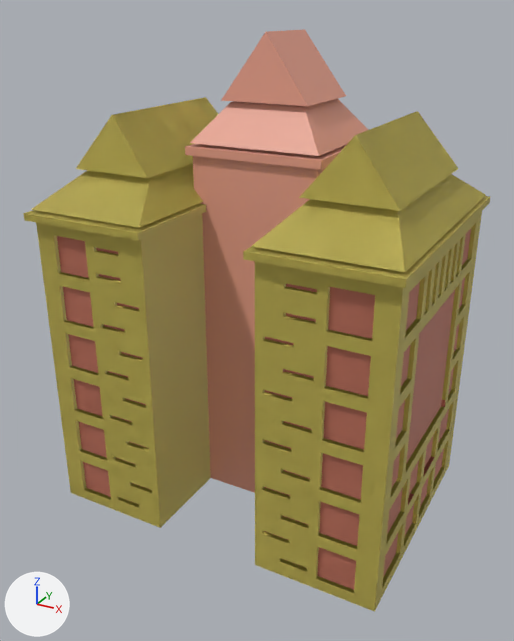
What one commit did to the Blender file Traffic Drive/Assets/Models/gedung1.blend.
Before and after are seen from a camera (50 mm lens) standing at (86.9, -162.5, 136.3) and looking at (0.3, -5.0, 57.6). Arrows for +X, +Y and +Z are at lower left; the lights stay in place.
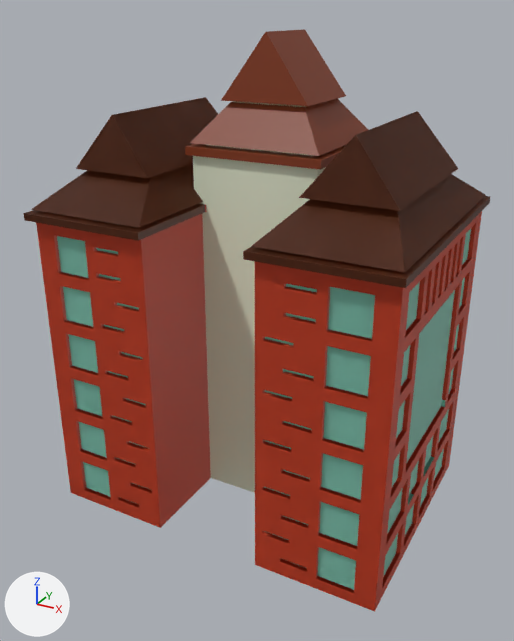
Location of each change, (x1, y1, x2, y2) in pixels of the pictures (514 x 641 px):
'Cube.010', recoloured (yellow to red)
    both: (23, 97, 490, 612)
'Cube.003', recoloured
    both: (185, 29, 368, 493)
part 1 of me_cube_023, recoloured (yellow to brown)
    both: (23, 97, 490, 288)
part 2 of me_cube_022, recoloured (beige to brown)
    both: (185, 29, 368, 170)

The change in detail:
Material 'Bahan.016' (mat_bahan_016) changes colour from yellow #e7d76a to red #e74f2e; in linear values from (0.8, 0.676, 0.144) to (0.8, 0.0776, 0.0275).
Material 'Bahan.018' (mat_bahan_018) changes colour from beige #e79078 to green #9de7d2; in linear values from (0.8, 0.28, 0.189) to (0.337, 0.8, 0.646).
Material 'Bahan.007' (mat_bahan_007) changes colour from beige #e7a08b to white #e5ecd2; in linear values from (0.8, 0.351, 0.259) to (0.787, 0.841, 0.647).
Material 'Bahan.001' (mat_bahan_001) is new.
Its base color is (0.22, 0.0365, 0.00697) (brown #813614).
Material 'Bahan' (mat_bahan) is new.
Its base color is (0.128, 0.0292, 0.00715) (brown #643014).
me_cube_023 has 6108 vertices, 6106 faces and spans x -1.08..1.08, y -1.08..1.08, z -1.46..5.32.
me_cube_023 is used by ob_cube_010; location (32.4, -0.1, 25.9); rotation (0.0, 0.0, 1.574), in degrees (0, 0, 90); scale (34.4, 16.6, 16.2).
me_cube_023 part 1: 700 of the faces centred in x -1.08..1.08, y -1.08..1.08, z 3.78..5.32 switch from mat_bahan_016 (yellow #e7d66a) to mat_bahan (brown #643014).
me_cube_022 has 48 vertices, 46 faces and spans x -1.08..1.08, y -1.08..1.08, z -1.46..5.32.
me_cube_022 is used by ob_cube_003; location (0.7, 9.5, 30.0); rotation (0.0, 0.0, 1.574), in degrees (0, 0, 90); scale (17.6, 17.6, 19.0).
me_cube_022 part 2: 23 of the faces centred in x -1.08..1.08, y -1.08..1.08, z 3.83..5.32 switch from mat_bahan_007 (beige #e7a08b) to mat_bahan_001 (brown #813614).
